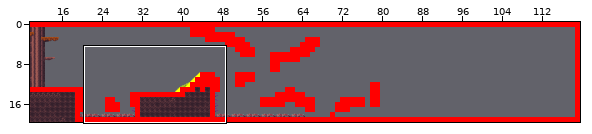
Tiled map -- Output/Assets/Maps/Mapa.tmx. Above: a wide view before the commit, with the close-up outlined.
Close-up. First the earlier version:
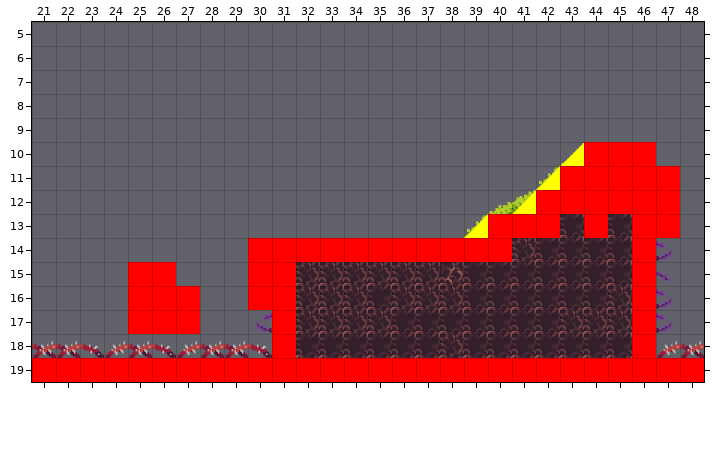
Cells are 32x32 px. Shown: x 21..48, y 5..19. The commit also changed other parts of the map, which this record leaves out.
And afterwards:
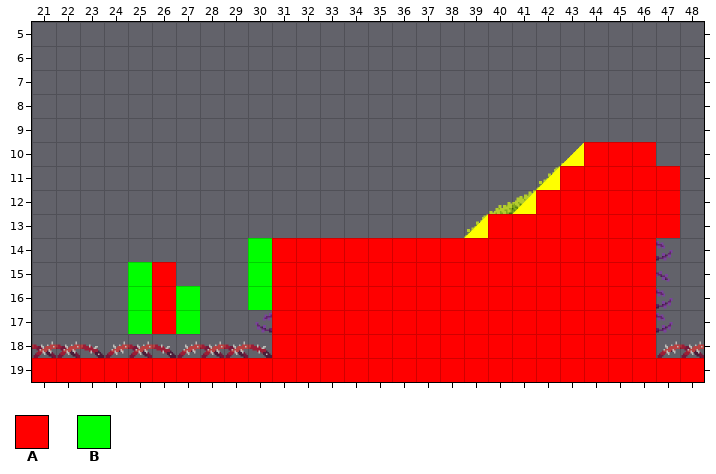
Key: from "MapMetadata": A 0; from "e": B 1.
_ is an empty cell.
Changes in this commit:
{"where": "layer \"Colisions\""}
{"y":13,"x":43,"old":"_","new":"A"}
{"y":13,"x":45,"old":"_","new":"A"}
{"y":14,"x":30,"old":"A","new":"B"}
{"y":14,"x":41,"old":"_____","new":"AAAAA"}
{"y":15,"x":25,"old":"A","new":"B"}
{"y":15,"x":30,"old":"A","new":"B"}
{"y":15,"x":32,"old":"______________","new":"AAAAAAAAAAAAAA"}
{"y":16,"x":25,"old":"A","new":"B"}
{"y":16,"x":27,"old":"A","new":"B"}
{"y":16,"x":30,"old":"A","new":"B"}
{"y":16,"x":32,"old":"______________","new":"AAAAAAAAAAAAAA"}
{"y":17,"x":25,"old":"A","new":"B"}
{"y":17,"x":27,"old":"A","new":"B"}
{"y":17,"x":32,"old":"______________","new":"AAAAAAAAAAAAAA"}
{"y":18,"x":32,"old":"______________","new":"AAAAAAAAAAAAAA"}
{"label":"added","picture_box":[296,214,632,358]}
{"label":"changed","picture_box":[248,238,272,310]}
{"label":"changed","picture_box":[128,262,152,334]}
{"label":"changed","picture_box":[176,286,200,334]}
